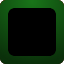
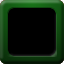
The second w=64, h=64 image is a revision of the first. Changes to its layers:
added layer "Pasted Layer-highlight" (screen, 81%) above "Pasted Layer-shadow" over [7, 13, 57, 57]
added layer "Pasted Layer-shadow" (multiply, 80%) above "Pasted Layer" over [7, 7, 57, 54]
added layer "Layer #1-highlight" (screen, 81%) above "Layer #1-shadow" over [0, 0, 64, 59]
added layer "Layer #1-shadow" (multiply, 80%) above "Layer #1" over [0, 3, 64, 64]
